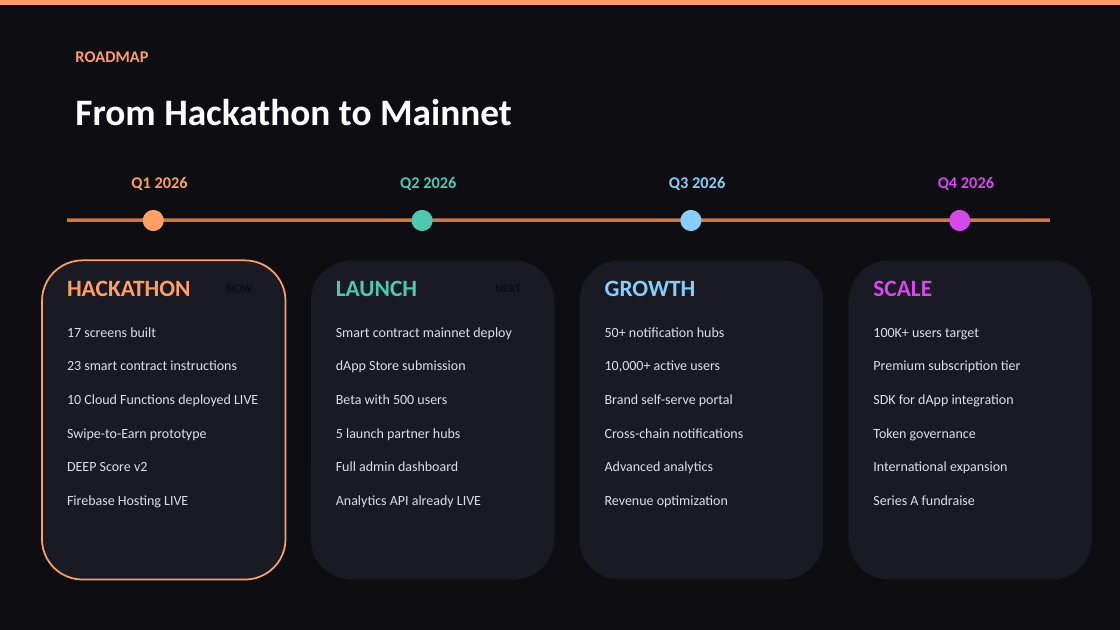
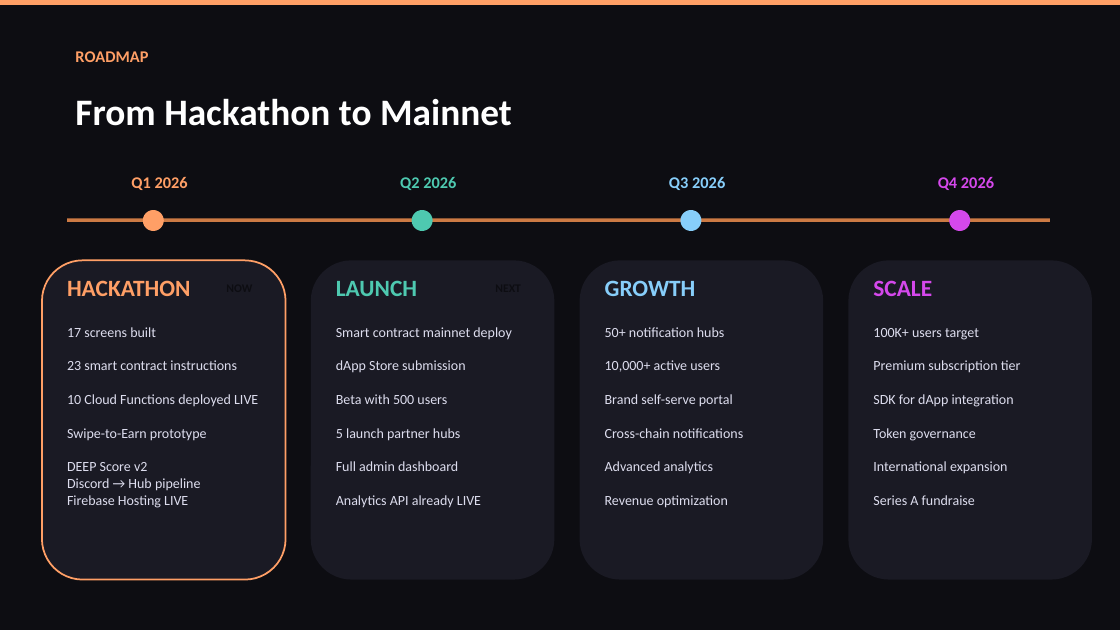
Before and after one commit to DEEPBRANDINGDOOH/DEEP-PULSE, a slide deck: slide 13 of DEEP_PULSE_PITCH_DECK_2026.pptx. Drawn at 1120x630 pixels with LibreOffice and Linux fonts; fonts in the diff are those of the drawing. Boxes give left, top, right and bottom in pixels: in the first picture for what was removed or moved away, otherwise in the second. Text is boxed around its words. In the diff, an @@ line names an element or a change of style, - is before the commit and + after.

```diff
--- a/DEEP_PULSE_PITCH_DECK_2026.pptx
+++ b/DEEP_PULSE_PITCH_DECK_2026.pptx
@@ text at bbox=[67, 462, 201, 491]: text changed @@
-DEEP Score v2
+DEEP Score v2
+Discord → Hub pipeline
```
Also in this commit, not shown: 1 other slide changed, 2 other files.
